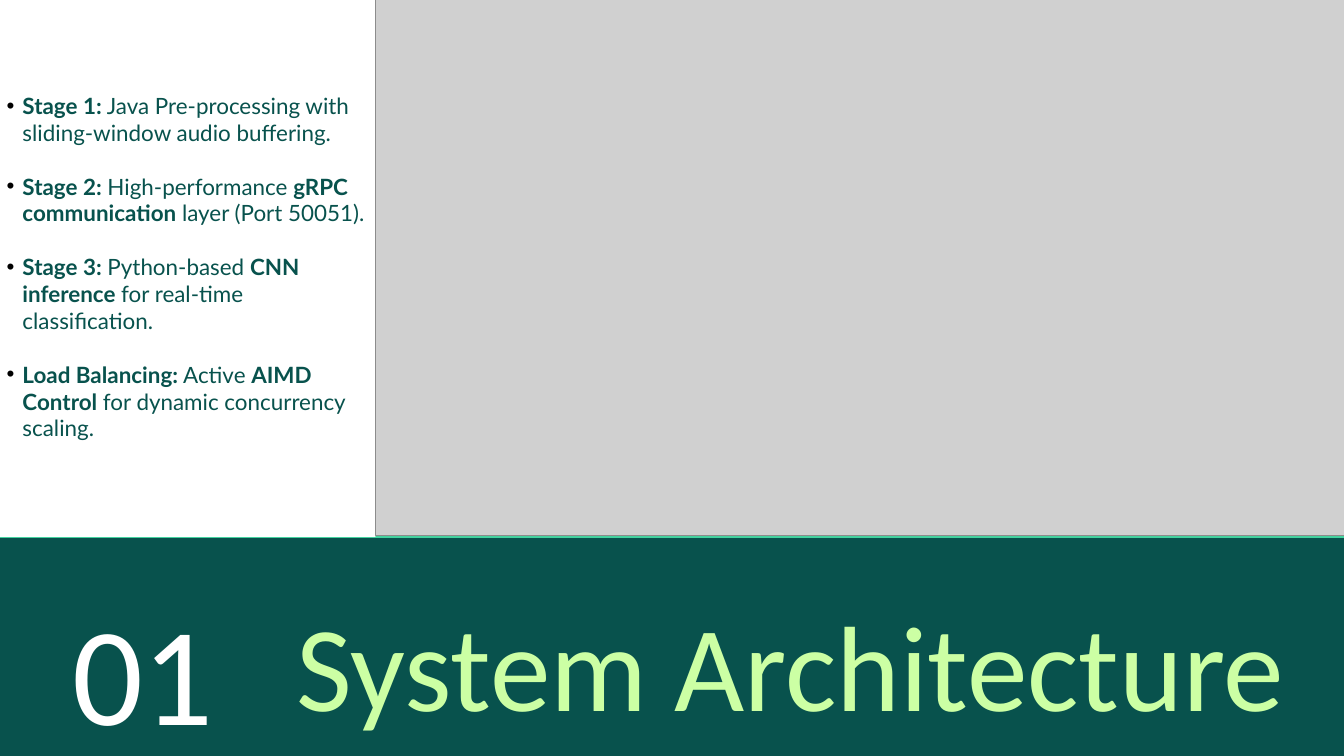
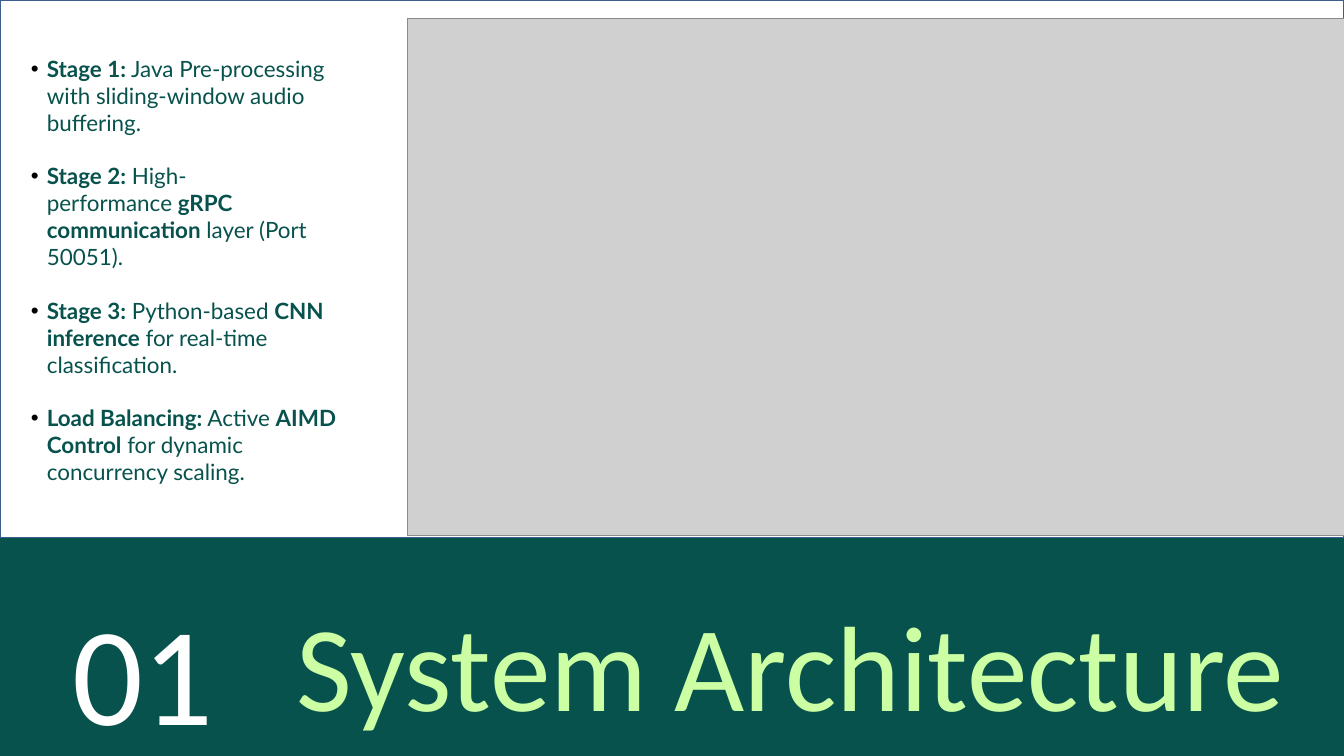
Before and after one commit to fayez33/Concurrent-Voice-Command-Pipeline, a slide deck: slide 2 of Concurrent Voice-Command ML Pipeline.pptx. Drawn at 1344x756 pixels with LibreOffice and Linux fonts; fonts in the diff are those of the drawing; grey boxes stand for pictures. Boxes give left, top, right and bottom in pixels: in the first picture for what was removed or moved away, otherwise in the second. Text is boxed around its words. In the diff, an @@ line names an element or a change of style, - is before the commit and + after.

```diff
--- a/Concurrent Voice-Command ML Pipeline.pptx
+++ b/Concurrent Voice-Command ML Pipeline.pptx
@@ rectangle added at [0, 0, 1344, 538], fill #FFFFFF, outline #3A5F8C 2 pt @@
@@ rectangle "Stage 1: Java Pre-processing with ...": place and size @@
-rectangle "Stage 1: Java Pre-processing with ..." at [0, 0, 375, 536]
+rectangle "Stage 1: Java Pre-processing with ..." at [24, 11, 375, 528]
@@ picture: place and size @@
-picture at [375, 0, 1344, 536]
+picture at [407, 19, 1344, 536]
```
Also in this commit, not shown: 4 other slides changed, 2 other files.
